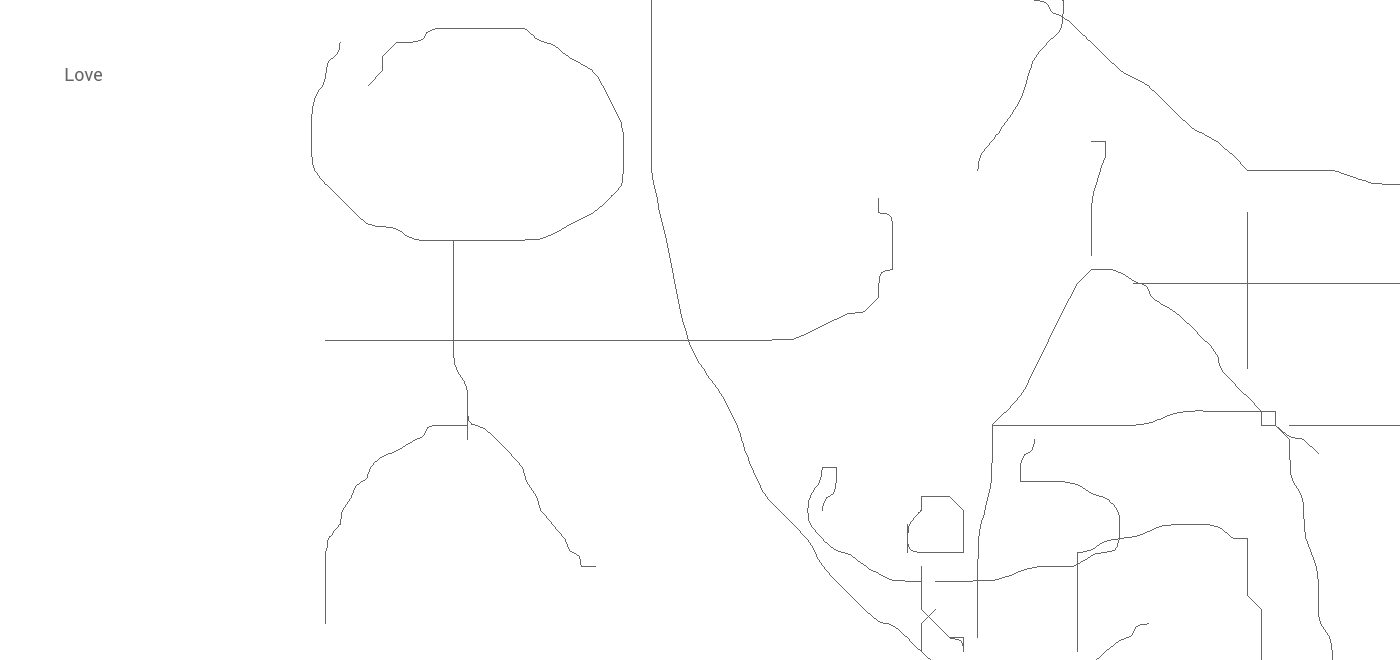
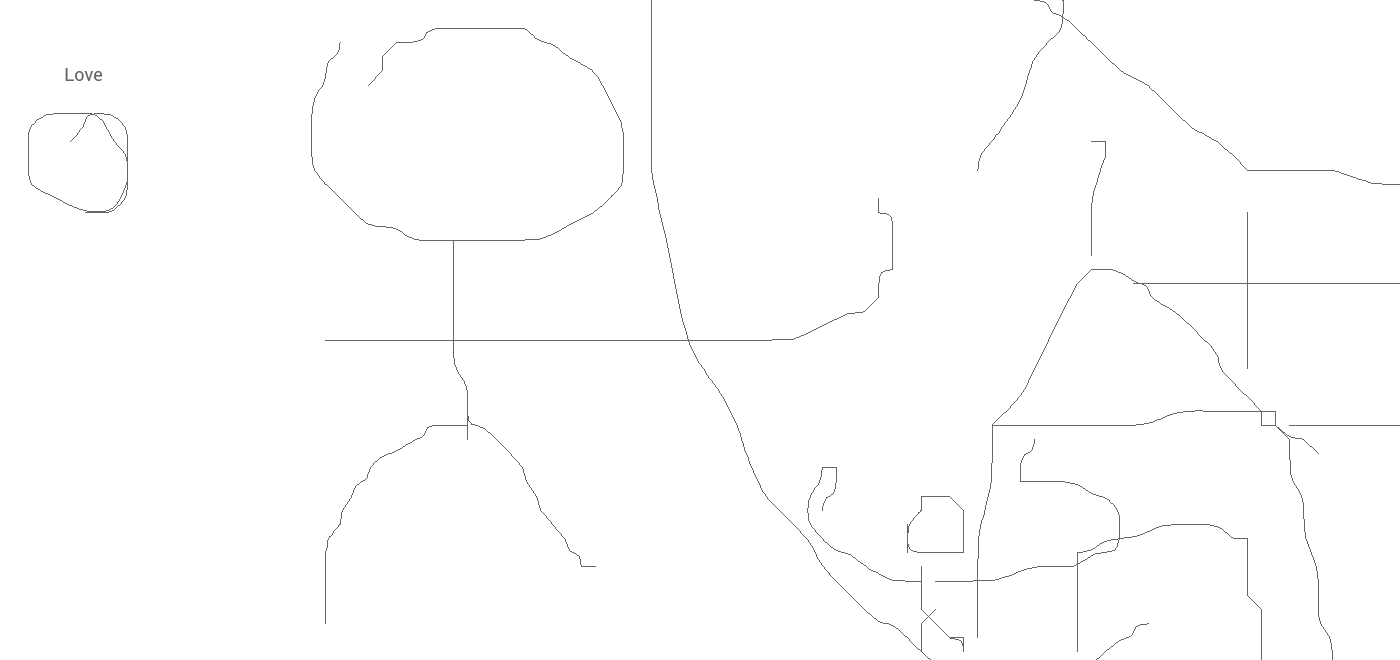
The second 1400 × 660 image is a revision of the first. Changes to its layers:
renamed "Fondo" to "Capa 0", painted on it over (x1=28, y1=68, x2=128, y2=213)
